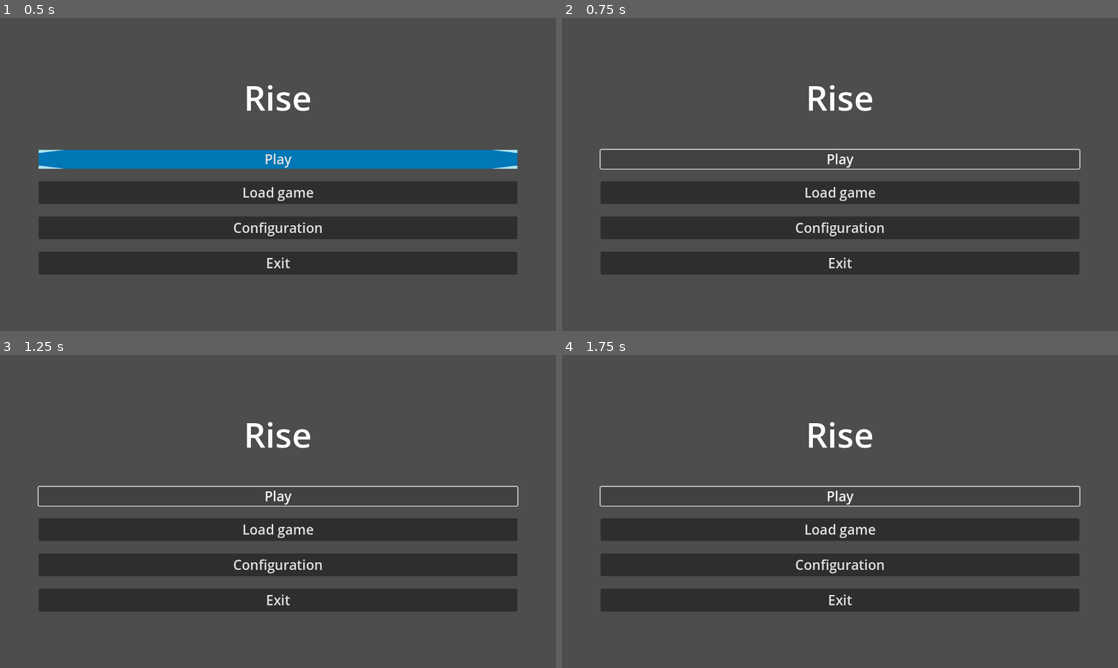
Above: before the commit, frames 1-4 (two rows, left to right).
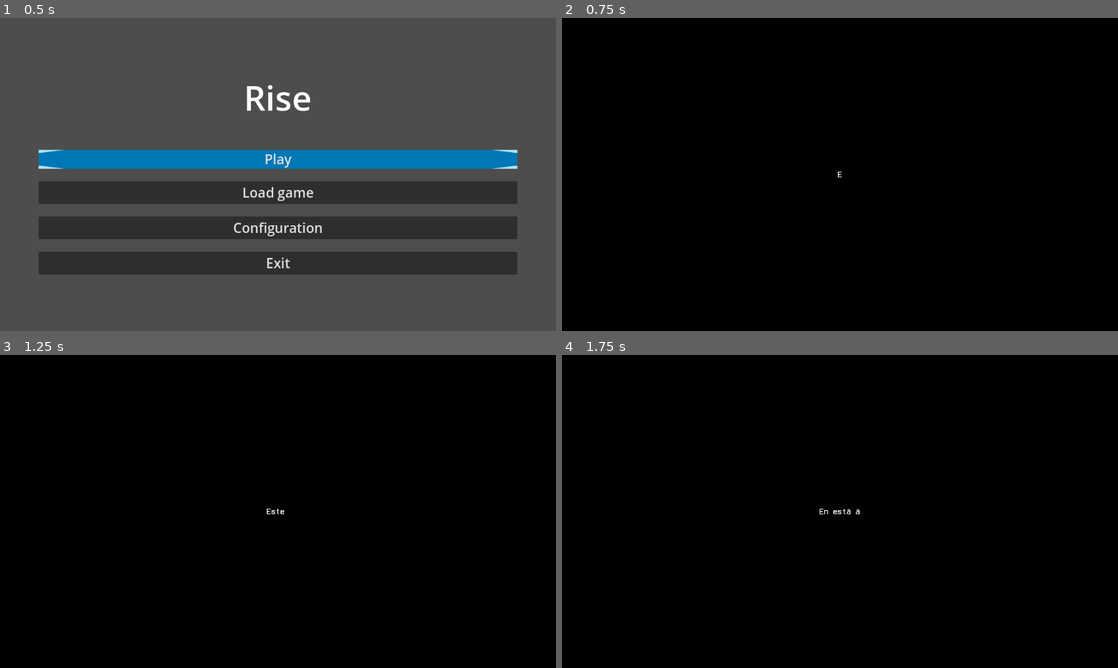
Above: after the commit, the same moments.

Repository: RegreDanger/Rise
Game: Godot game, scene res://scenes/core/main.tscn
The game is run twice, just before and just after one commit, with the same random seed, the same clock (stepped at 60 frames per second) and the same inputs.
Inputs (mouse positions are in pixels of both pictures, inside the frame that each line leads up to):
- Up to frame 1 (0.5 s): no input
- Up to frame 2 (0.75 s): click "Play" at 0.5 s
- Up to frame 3 (1.25 s): no input
- Up to frame 4 (1.75 s): click (840, 495) at 1.25 s, where only the run before the commit has a clickable "Play"

Frame 1 is identical in both runs. In frame 2, 100% of the frame differs, in the area x 0-100%, y 0-100%; in frame 3, 100%; in frame 4, 100%.
Error before the commit: Parse Error: Preload file "res://scenes/introduction/introduction.tscn" does not exist. (res://scripts/ui/main_menu.gd:10)

Commit message:
Added procedural animations using Tween and typewritter effect

Diff:
--- a/project.godot
+++ b/project.godot
@@ -18,8 +18,8 @@
 
 [autoload]
 
+signal_bus="*res://scripts/autoload/signal_bus.gd"
 input_manager="*res://scripts/autoload/input_manager.gd"
-signal_bus="*res://scripts/autoload/signal_bus.gd"
 scene_manager="*res://scripts/autoload/scene_manager.gd"
 
 [display]
--- a/scenes/cutscenes/introduction.tscn
+++ b/scenes/cutscenes/introduction.tscn
@@ -1,14 +1,10 @@
-[gd_scene load_steps=5 format=3 uid="uid://bpc6q0i6x0vvw"]
+[gd_scene load_steps=4 format=3 uid="uid://bpc6q0i6x0vvw"]
 
 [ext_resource type="Script" uid="uid://cqbl0mrnruo4a" path="res://scripts/cutscenes/introduction.gd" id="1_1fv16"]
 [ext_resource type="FontFile" uid="uid://imwdhu7ylapg" path="res://assets/fonts/vrc_osd.ttf" id="1_pbq1p"]
 
 [sub_resource type="StyleBoxFlat" id="StyleBoxFlat_1fv16"]
 bg_color = Color(0, 0, 0, 1)
-
-[sub_resource type="LabelSettings" id="LabelSettings_lxyvh"]
-font = ExtResource("1_pbq1p")
-font_size = 24
 
 [node name="Introduction" type="Node2D"]
 script = ExtResource("1_1fv16")
@@ -40,8 +36,9 @@
 [node name="Label" type="Label" parent="CanvasLayer/Control/PanelContainer/MarginContainer"]
 custom_minimum_size = Vector2(0, 300)
 layout_mode = 2
-text = "verga chamo, tu si eres cagon ajdkadjddddddddddddddddddddddddddddddddddddddddddddddddddddddddddddddddddd"
-label_settings = SubResource("LabelSettings_lxyvh")
+theme_override_fonts/font = ExtResource("1_pbq1p")
 horizontal_alignment = 1
 vertical_alignment = 1
 autowrap_mode = 2
+visible_characters = 0
+visible_ratio = 0.0
--- a/scripts/autoload/input_manager.gd
+++ b/scripts/autoload/input_manager.gd
@@ -1,5 +1,3 @@
-class_name Input_manager
-
 extends Node
 
 #managers
--- a/scripts/autoload/scene_manager.gd
+++ b/scripts/autoload/scene_manager.gd
@@ -1,6 +1,6 @@
 extends Node
 
-#managers
+#singletons
 @onready var signal_bus_loaded: signal_bus = signal_bus
 
 func _ready() -> void:
--- a/scripts/cutscenes/introduction.gd
+++ b/scripts/cutscenes/introduction.gd
@@ -1,28 +1,30 @@
-class_name Introduction
-
-extends Node2D
+class_name Introduction extends Node2D
 
 #constans
 const dialog = [
 	"Este es el comienzo de una aventura...","En esta aventura descubrirás muchas cosas, el espacio es vasto, increíble y lleno de conocimientos.","Lamentablemente para tí.","No todos los conocimientos son buenos."
 ]
 
+#singletons
+@onready var signal_bus_loaded: signal_bus = signal_bus
+
 #ready
-@onready var input_manager_loaded: Input_manager = input_manager
 @onready var label: Label = $CanvasLayer/Control/PanelContainer/MarginContainer/Label
 
 #vars
 var current_line: int = 0
+var procedural_animations_loaded = procedural_animations.new()
 
 func _ready() -> void:
-	label.text = dialog[current_line]
+	add_child(procedural_animations_loaded)
+	procedural_animations_loaded.typewritter(5, dialog[current_line], label)
 	current_line += 1
 
 	#events
-	input_manager_loaded.connect("input_action", next_line)
+	signal_bus_loaded.connect("input_action", next_line)
 
 func next_line(action: String, toggle: bool):
 	if action == "key_space" || "click":
 		if toggle && dialog.size() > current_line:
-			label.text = dialog[current_line]
+			procedural_animations_loaded.typewritter(5, dialog[current_line], label)
 			current_line += 1
--- a/scripts/ui/main_menu.gd
+++ b/scripts/ui/main_menu.gd
@@ -7,7 +7,7 @@
 
 #scenes
 const LEVEL_ONE_SCENE = preload("res://scenes/maps/level_one.tscn")
-const INTRODUCTION_SCENE = preload("res://scenes/introduction/introduction.tscn")
+const INTRODUCTION_SCENE = preload("res://scenes/cutscenes/introduction.tscn")
 
 #imports
 @onready var exit_button: Button = $VBoxContainer/MarginContainer/VBoxContainer/ExitButton
--- /dev/null
+++ b/scripts/utils/procedural_animations.gd
@@ -0,0 +1,11 @@
+class_name procedural_animations extends Node
+var tween_typwritter: Tween = null
+
+func typewritter(time: float, text: String, node: Node) -> void:
+	if "text" in node:
+		if tween_typwritter and tween_typwritter.is_valid():
+			tween_typwritter.kill()
+		node.visible_ratio = 0
+		node.text = text
+		tween_typwritter = create_tween()
+		tween_typwritter.tween_property(node, "visible_ratio", 1.0, time)
Not shown, added: scripts/utils/procedural_animations.gd.uid
Not shown, added: scenes/core/main.tscn15112128349.tmp
Not shown, added: scenes/core/main.tscn15152442470.tmp
